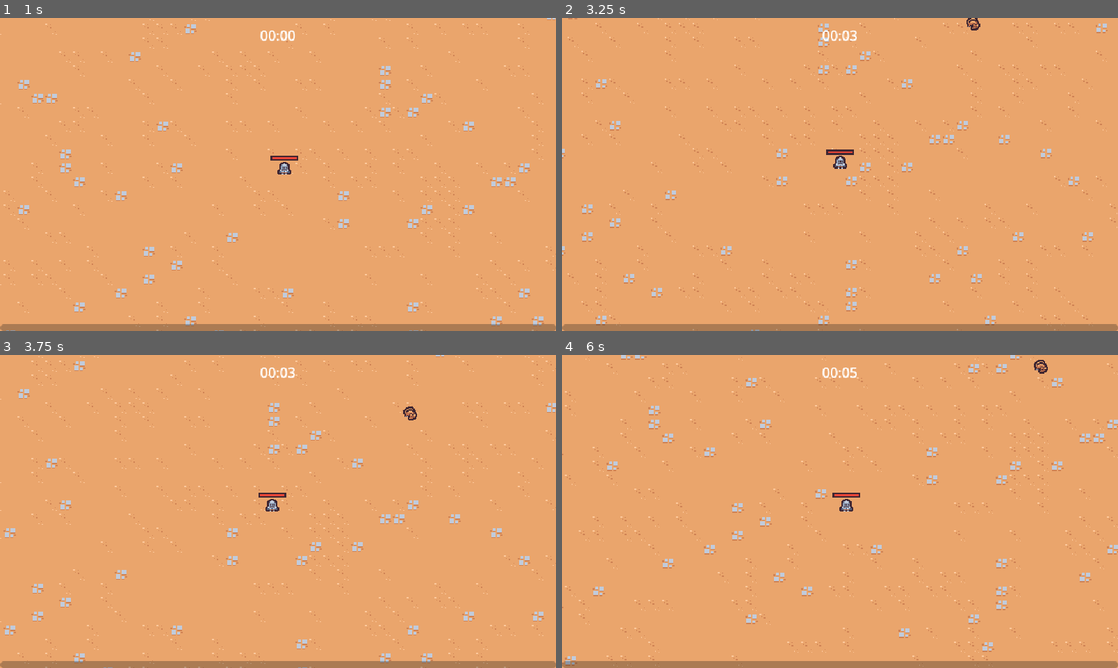
Above: before the commit, frames 1-4 (two rows, left to right).
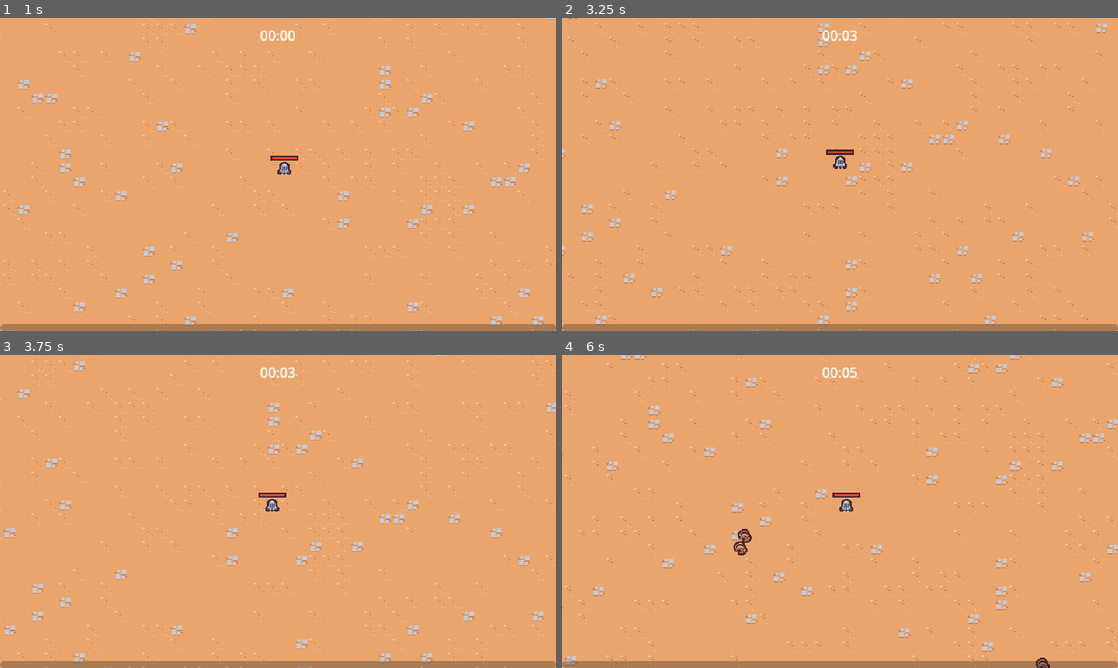
Above: after the commit, the same moments.

Repository: jrenato/dungeon_survival
Game: Godot game, scene res://src/world/levels/level.tscn
Two runs of this game, one before a commit and one after it. Both use one fixed random seed, a clock stepped at 60 frames per second and the inputs below.
Inputs (mouse positions are in pixels of both pictures, inside the frame that each line leads up to):
- Up to frame 1 (1 s): tap Enter at 0.5 s; move the mouse to (400, 158) at 0.52 s; press the mouse at (400, 158) at 0.53 s; hold D (move_right) from 0.53 s (still down)
- Up to frame 2 (3.25 s): move the mouse to (728, 190) at 1.27 s; release D (move_right) at 1.28 s; release the mouse at (728, 190) at 1.28 s; hold S (move_down) 1.28-2.03 s; click (728, 190) at 1.35 s; move the mouse to (895, 105) at 2.02 s; press the mouse at (895, 105) at 2.03 s; hold D (move_right) 2.03-2.78 s; move the mouse to (812, 237) at 2.77 s; release the mouse at (812, 237) at 2.78 s; hold W (move_up) from 2.78 s (still down); click (812, 237) at 2.85 s
- Up to frame 3 (3.75 s): move the mouse to (444, 558) at 3.52 s; release W (move_up) at 3.53 s; press the mouse at (444, 558) at 3.53 s; hold A (move_left) from 3.53 s (still down)
- Up to frame 4 (6 s): move the mouse to (673, 464) at 4.27 s; release the mouse at (673, 464) at 4.28 s; click (673, 464) at 4.35 s; move the mouse to (867, 511) at 5.02 s; release A (move_left) at 5.03 s; press the mouse at (867, 511) at 5.03 s; hold S (move_down) 5.03-5.78 s; move the mouse to (756, 433) at 5.77 s; release the mouse at (756, 433) at 5.78 s; hold D (move_right) from 5.78 s (still down); click (756, 433) at 5.85 s

Frame 1 is identical in both runs. In frame 2, less than 0.1% of the frame differs, in the area x 72-76%, y 0-4%; in frame 3, less than 0.1%; in frame 4, 0.3%, in the area x 30-88%, y 1-100%.

Commit message:
Fixed enemy spawning in collision tiles

Diff:
--- a/src/gameplay/managers/enemy_manager.gd
+++ b/src/gameplay/managers/enemy_manager.gd
@@ -12,24 +12,40 @@
 
 func _ready() -> void:
 	base_spawn_time = timer.wait_time
-	timer.timeout.connect(on_timer_timeout)
+	timer.timeout.connect(_on_timer_timeout)
 	arena_manager.arena_difficulty_changed.connect(_on_arena_difficulty_changed)
 
 
-func on_timer_timeout() -> void:
+func get_spawn_position(player : Player) -> Vector2:
+	var spawn_position = Vector2.ZERO
+	var random_direction : Vector2 = Vector2.RIGHT.rotated(randf_range(0, TAU))
+
+	for i in 4:
+		spawn_position = player.global_position + (random_direction * SPAWN_RADIUS)
+
+		var query_parameters = PhysicsRayQueryParameters2D.create(player.global_position, spawn_position, 1)
+		var result = get_tree().root.world_2d.direct_space_state.intersect_ray(query_parameters)
+
+		if result.is_empty():
+			break
+		else:
+			random_direction = random_direction.rotated(deg_to_rad(90))
+
+	return spawn_position
+
+
+func _on_timer_timeout() -> void:
 	timer.start()
 
 	var player : Player = get_tree().get_first_node_in_group("player") as Player
 	if player == null:
 		return
 
-	var random_direction : Vector2 = Vector2.RIGHT.rotated(randf_range(0, TAU))
-	var spawn_position : Vector2 = player.global_position + (random_direction * SPAWN_RADIUS)
+	var enemy : Enemy = enemy_scene.instantiate() as Enemy
 
-	var enemy : Enemy = enemy_scene.instantiate() as Enemy
 	var entities_layer = get_tree().get_first_node_in_group("entities_layer")
 	if entities_layer != null:
-		enemy.global_position = spawn_position
+		enemy.global_position = get_spawn_position(player)
 		entities_layer.add_child(enemy)
 
 
